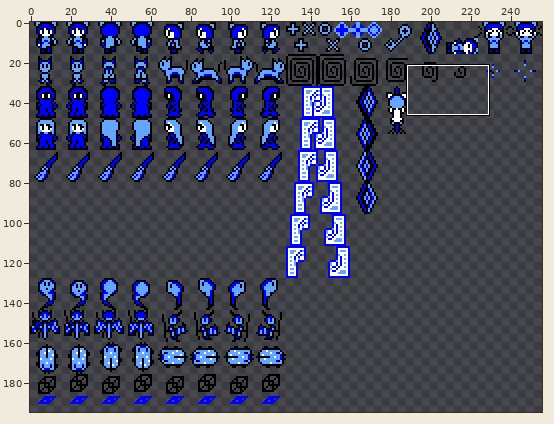
Sprite sheet, stored at aspectlegend/images/alt/11-objects.png. Above, an overview of the earlier version with the close-up marked.
Close-up. First the earlier version:
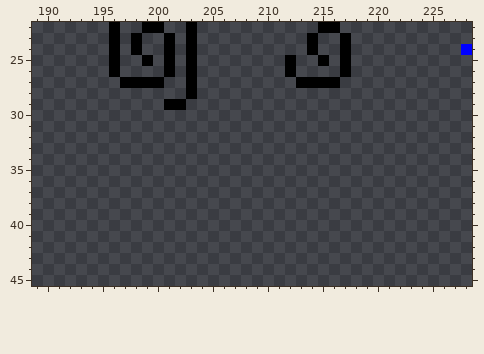
The file is 256x256 pixels. Shown: x 189..228, y 22..45. The wide view leaves out empty margins.
The same view after the edit:
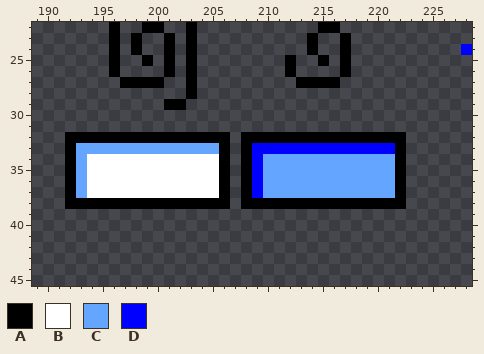
Palette (. is transparent): A #000000  B #ffffff  C #63a5ff  D #0000ff
The exact change:
y 32: x 192..206 ............... -> AAAAAAAAAAAAAAA; x 208..222 ............... -> AAAAAAAAAAAAAAA
y 33: x 192..206 ............... -> ACCCCCCCCCCCCCA; x 208..222 ............... -> ADDDDDDDDDDDDDA
y 34..37: x 192..206 ............... -> ACBBBBBBBBBBBBA; x 208..222 ............... -> ADCCCCCCCCCCCCA
y 38: x 192..206 ............... -> AAAAAAAAAAAAAAA; x 208..222 ............... -> AAAAAAAAAAAAAAA
Where, in picture pixels (left, top, right, bottom), the same in both close-ups:
added: (65, 132, 406, 209)
